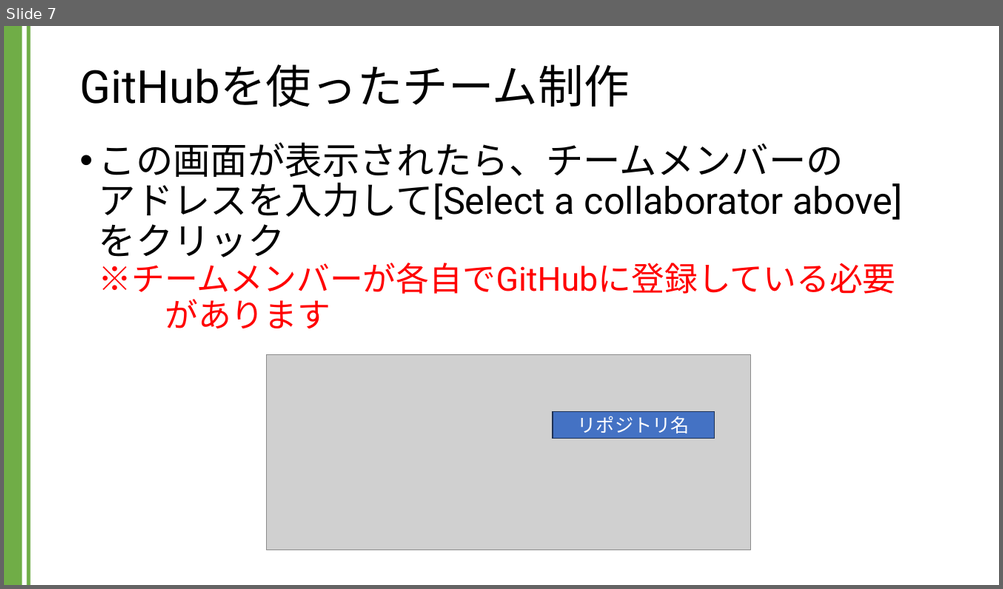
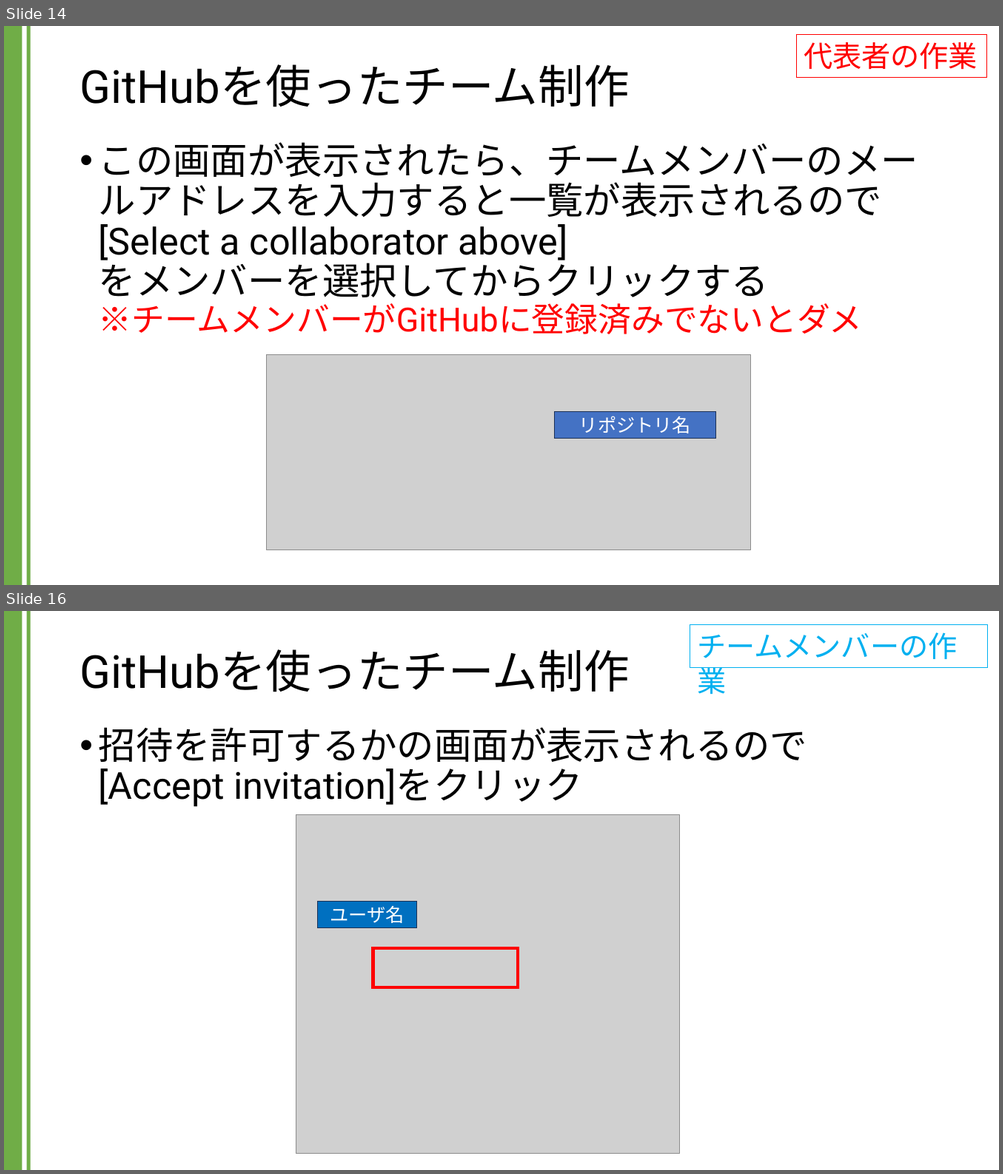
Before and after one commit to kic-murata/cpp2024, a slide deck: 授業資料/GitHubを用いたチーム制作.pptx. Shown one above the other, each under a label of ours: slide 7 before the commit, slides 14 and 16 after it; the slides between them are not shown. The pictures are 1003x589 and 1003x1174 pixels, drawn with LibreOffice and Linux fonts; fonts in the diff are those of the drawing; grey boxes stand for pictures. Boxes give left, top, right and bottom in pixels: in the first picture for what was removed or moved away, otherwise in the second. Text is boxed around its words. In the diff, an @@ line names an element or a change of style, - is before the commit and + after.

```diff
--- a/授業資料/GitHubを用いたチーム制作.pptx
+++ b/授業資料/GitHubを用いたチーム制作.pptx
@@ slide 16 added at (4,611,999,1170), background #FFFFFF; not listed: 2 template elements that a slide beside it also shows @@
@@ rectangle added at (690,624,987,667), outline #00B0F0 0.75 pt, 28 pt, text #00B0F0 @@
+チームメンバーの作業
@@ title added at (79,649,629,692), 44 pt, text #000000 @@
+GitHubを使ったチーム制作
@@ text added at (99,727,808,807), 36 pt, text #000000 @@
+• 招待を許可するかの画面が表示されるので
+  [Accept invitation]をクリック
@@ picture added at (296,815,680,1154) @@
@@ rectangle added at (317,902,417,928), fill #0070C0, outline #1E3256 1 pt, 18 pt, text #FFFFFF @@
+ユーザ名
@@ rectangle added at (373,948,518,988), outline #FF0000 3 pt @@
@@ what was slide 7 is now slide 14 @@
@@ slide 14 changed as well @@
@@ rectangle added at (797,34,987,77), outline #FF0000 0.75 pt, 28 pt, text #FF0000 @@
+代表者の作業
@@ text at (99,142,918,335): text changed @@
-• この画面が表示されたら、チームメンバーの
-  アドレスを入力して[Select a collaborator above]をクリック
-  ※チームメンバーが各自でGitHubに登録している必要
-  があります
+• この画面が表示されたら、チームメンバーのメールアドレスを入力すると一覧が表示されるので
+  [Select a collaborator above]
+  をメンバーを選択してからクリックする
+  ※チームメンバーがGitHubに登録済みでないとダメ
```
Also in this commit, not shown: 5 other slides changed, 27 other slides added, 2 other files.
